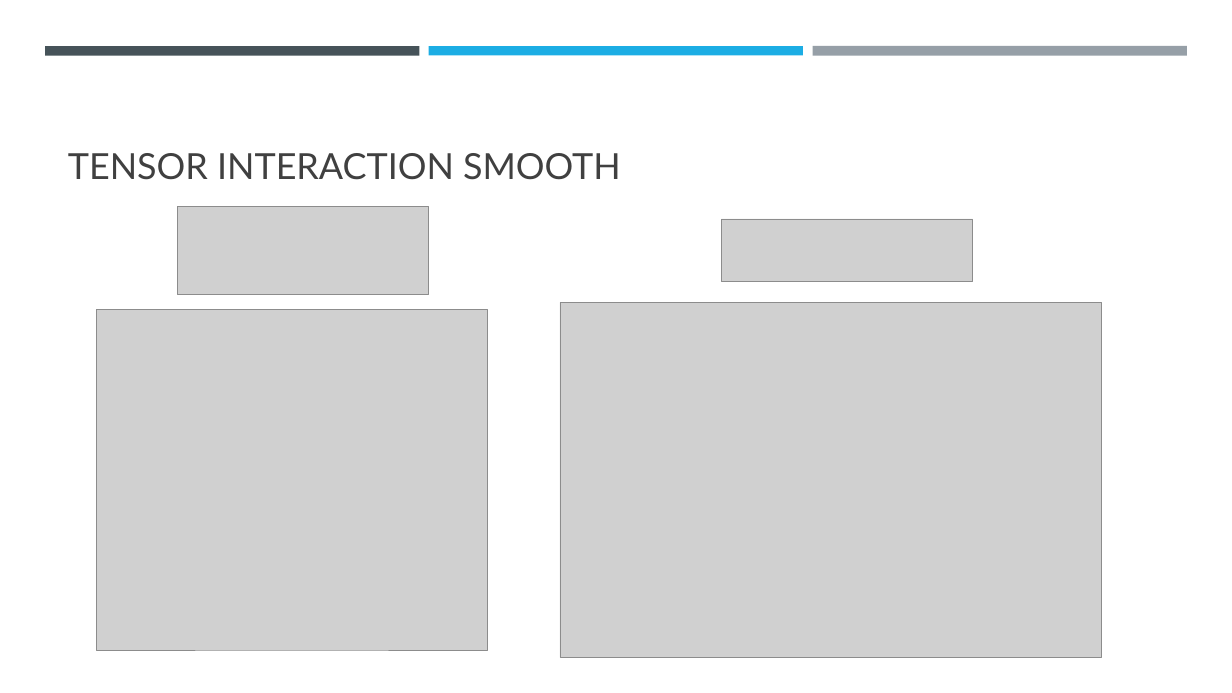
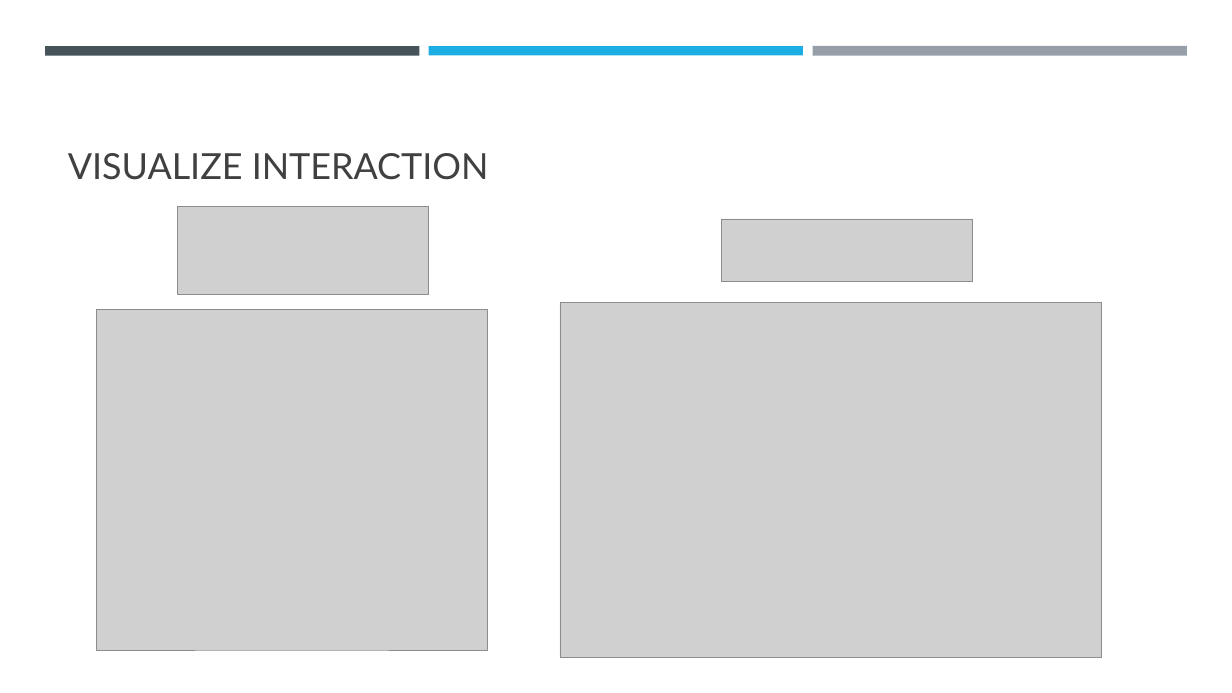
Before and after one commit to casact/GAM_Examples, a slide deck: slide 9 of CAGNY 2021 GAM Smooths.pptx. Drawn at 1232x693 pixels with LibreOffice and Linux fonts; fonts in the diff are those of the drawing; grey boxes stand for pictures. Boxes give left, top, right and bottom in pixels: in the first picture for what was removed or moved away, otherwise in the second. Text is boxed around its words. In the diff, an @@ line names an element or a change of style, - is before the commit and + after.

```diff
--- a/CAGNY 2021 GAM Smooths.pptx
+++ b/CAGNY 2021 GAM Smooths.pptx
@@ title at (68, 153, 489, 180): text changed @@
-TENSOR INTERACTION SMOOTH
+VISUALIZE INTERACTION
```
Also in this commit, not shown: 9 other slides changed, 1 slide added, 1 slide removed, 2 other files.
